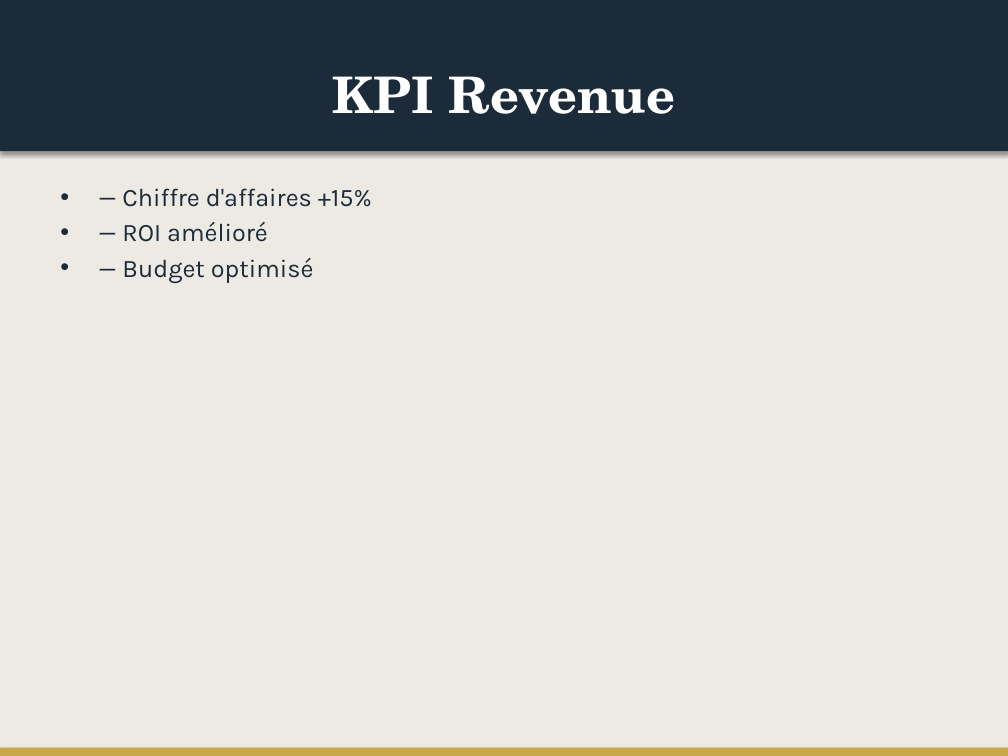
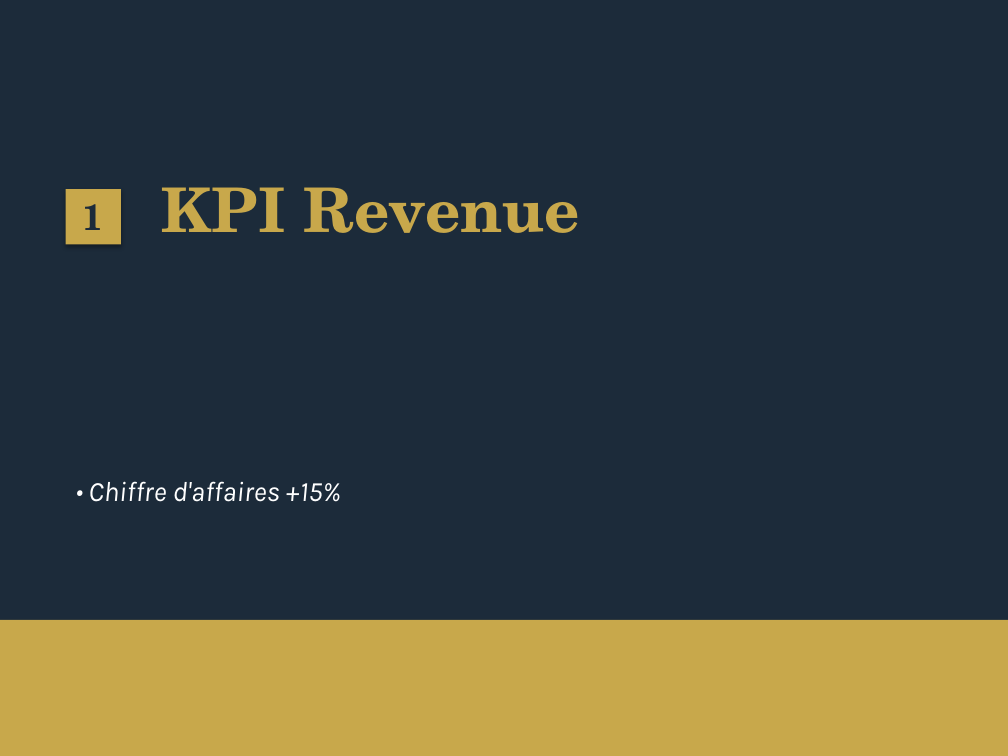
Before and after one commit to matisselebretonmatisselebreton-arch/salut, a slide deck: slide 2 of output/test_corporate_redesigned.pptx. Drawn at 1008x756 pixels with LibreOffice and Linux fonts; fonts in the diff are those of the drawing. Boxes give left, top, right and bottom in pixels: in the first picture for what was removed or moved away, otherwise in the second. Text is boxed around its words. In the diff, an @@ line names an element or a change of style, - is before the commit and + after.

```diff
--- a/output/test_corporate_redesigned.pptx
+++ b/output/test_corporate_redesigned.pptx
@@ background #ECEAE3 to #1C2B3A @@
@@ rectangle removed at (0,0,1008,151) @@
@@ text "KPI Revenue": place and size @@
-text "KPI Revenue" at (333,76,676,114)
+text "KPI Revenue" at (161,187,580,233)
@@ text "KPI Revenue" at (161,187,580,233): size 36 to 44 pt, text colour #FFFFFF to #C8A84B; alignment centre to left; vertical alignment middle to top @@
@@ rectangle added at (66,190,121,245), fill #C8A84B @@
@@ text added at (83,204,104,230), 26 pt, text #1C2B3A, bold @@
+1
@@ text removed at (122,188,372,283) @@
-• — Chiffre d'affaires +15%
-• — ROI amélioré
-• — Budget optimisé
@@ text added at (88,481,341,502), 20 pt, text #FFFFFF, italic @@
+• Chiffre d'affaires +15%
@@ rectangle: place and size @@
-rectangle at (0,748,1008,756)
+rectangle at (0,620,1008,756)
```
Also in this commit, not shown: 4 other slides changed, 1 other file.
